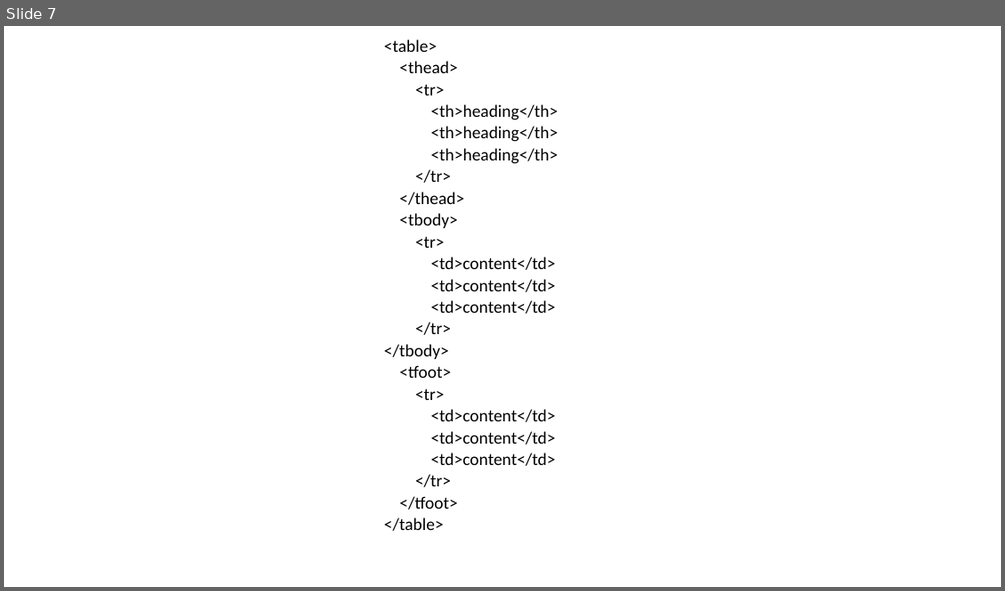
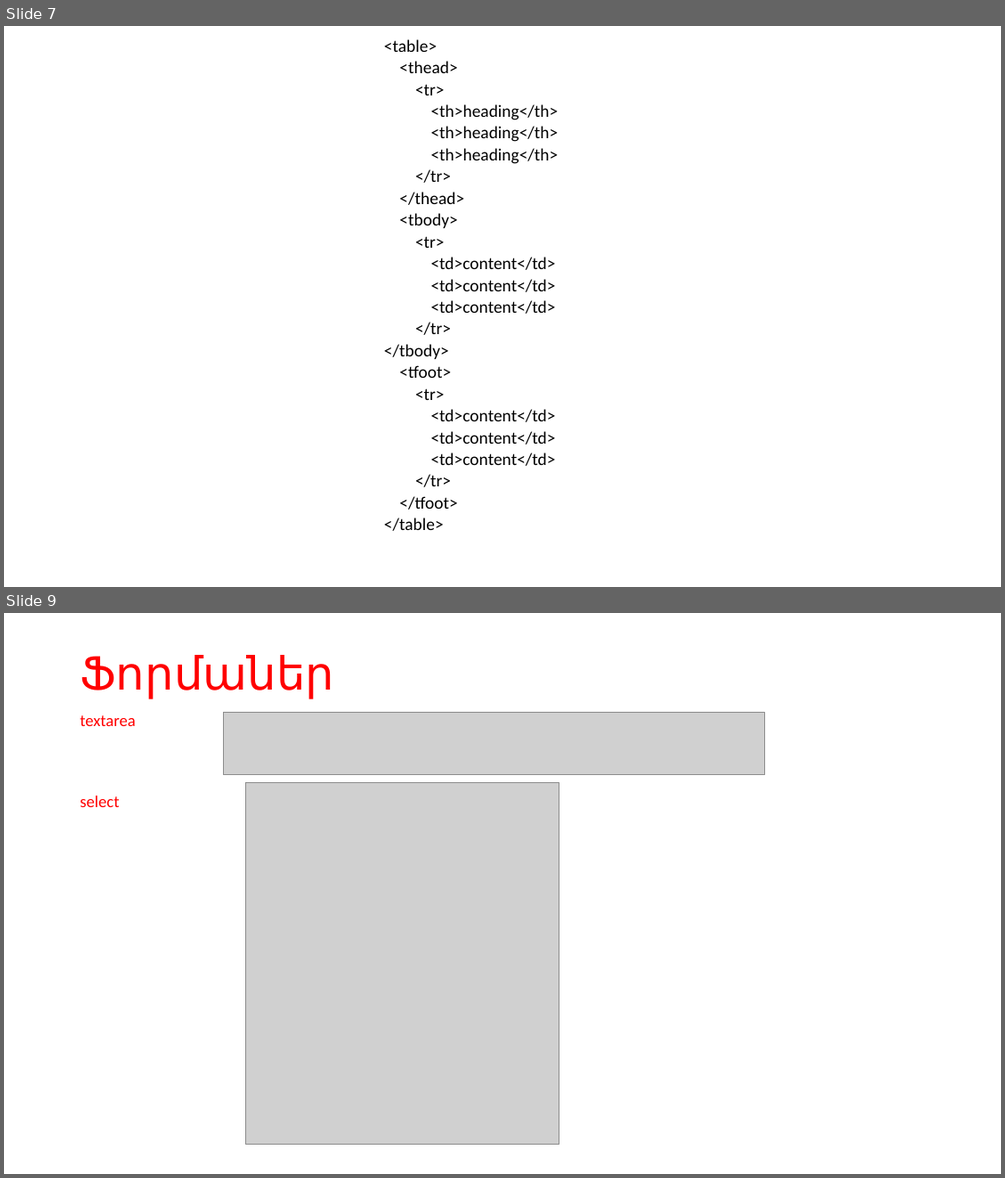
Before and after one commit to gevorgdarbinyan/Training, a slide deck: 2/Web ծրագրավորման դասընթաց - Դաս 2.pptx. Shown one above the other, each under a label of ours: slide 7 before the commit, slides 7 and 9 after it; the slides between them are not shown. The pictures are 1005x591 and 1005x1178 pixels, drawn with LibreOffice and Linux fonts; fonts in the diff are those of the drawing; grey boxes stand for pictures. Boxes give left, top, right and bottom in pixels: in the first picture for what was removed or moved away, otherwise in the second. Text is boxed around its words. In the diff, an @@ line names an element or a change of style, - is before the commit and + after.

```diff
--- a/2/Web ծրագրավորման դասընթաց - Դաս 2.pptx
+++ b/2/Web ծրագրավորման դասընթաց - Դաս 2.pptx
@@ slide 9 added at bbox=[4, 613, 1001, 1174], background #FFFFFF @@
@@ title added at bbox=[80, 655, 334, 699], 44 pt, text #FF0000 @@
+Ֆորմաներ
@@ text added at bbox=[80, 715, 135, 807], 16 pt, text #FF0000 @@
+textarea
+select
@@ picture added at bbox=[223, 712, 764, 774] @@
@@ picture added at bbox=[246, 782, 559, 1144] @@
```
Also in this commit, not shown: 2 slides changed, 2 other files.
